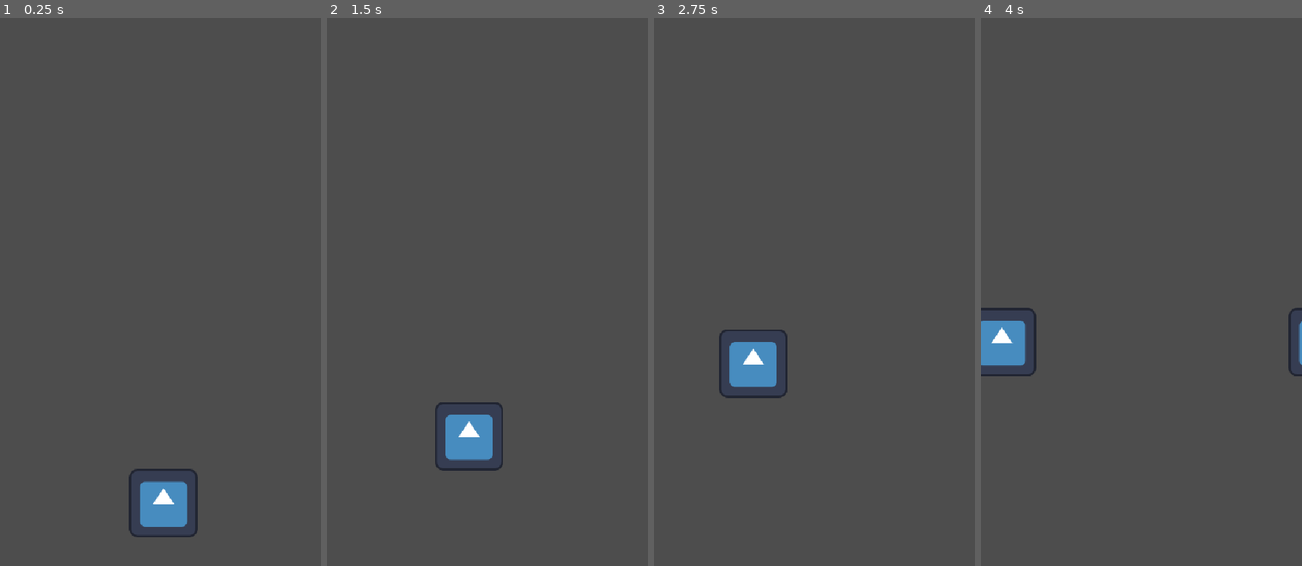
Above: before the commit, frames 1-4 (left to right).
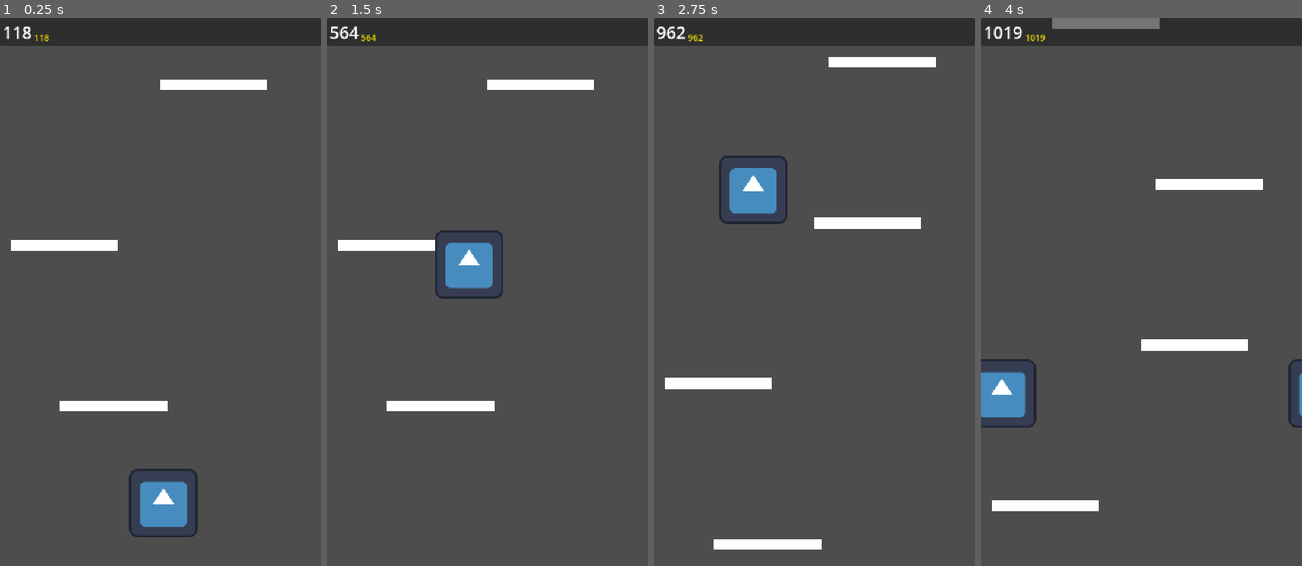
Above: after the commit, the same moments.

Repository: imLymei/mothers-day-game
Game: Godot game, scene res://Scenes/World/World.tscn
Two runs of this game, one before a commit and one after it. Both use one fixed random seed, a clock stepped at 60 frames per second and the inputs below. The engine's default icon, where the game draws it, is replaced by a stand-in: a white triangle on a blue panel in a dark square.
Inputs (mouse positions are in pixels of both pictures, inside the frame that each line leads up to):
- Up to frame 1 (0.25 s): no input
- Up to frame 2 (1.5 s): move the mouse to (558, 264) at 0.52 s; click (558, 264) at 0.67 s; drag from (423, 319) to (471, 401) at 1.27 s
- Up to frame 3 (2.75 s): move the mouse to (846, 171) at 2.02 s; click (846, 171) at 2.17 s
- Up to frame 4 (4 s): drag from (1125, 401) to (1045, 209) at 2.77 s; move the mouse to (1237, 374) at 3.52 s; click (1237, 374) at 3.67 s

The runs differ from the first frame. In frame 1, 7.0% of the frame differs, in the area x 0-100%, y 0-72%; in frame 2, 10%; in frame 3, 11%, in the area x 0-100%, y 0-97%; in frame 4, 10%.

Commit message:
feat: add basic gameplay mechanics

Diff:
--- /dev/null
+++ b/Scenes/Platform/MovingPlatform/MovingPlatform.gd
@@ -0,0 +1,38 @@
+class_name MovingPlatform
+extends AnimatableBody2D
+
+
+var width := 200
+var height := 20
+
+var velocity := 5
+var velocity_margin := randf_range(0,1)
+var direction = -1 if randi_range(0, 1) == 1 else 1
+
+@onready var collision_shape_2d: CollisionShape2D = %CollisionShape2D
+@onready var polygon_2d: Polygon2D = %Polygon2D
+
+
+func _ready() -> void:
+	if collision_shape_2d.shape:
+		if collision_shape_2d.shape is RectangleShape2D:
+			collision_shape_2d.shape.size = Vector2(width, height)
+
+	polygon_2d.polygon = PackedVector2Array([
+		Vector2(-width/2, -height/2),
+		Vector2(width/2, -height/2),
+		Vector2(width/2, height/2),
+		Vector2(-width/2, height/2)
+	])
+
+
+func _physics_process(delta: float) -> void:
+	var scree_size := get_viewport_rect().size
+	var screen_limit = ((scree_size.x/2) - (width/2))
+
+	if global_position.x <= 0 - screen_limit:
+		direction = 1
+	if global_position.x >= screen_limit:
+		direction = -1
+
+	move_and_collide(Vector2((velocity-velocity_margin) * direction, 0))
--- /dev/null
+++ b/Scenes/Platform/MovingPlatform/MovingPlatform.tscn
@@ -0,0 +1,17 @@
+[gd_scene load_steps=3 format=3 uid="uid://cj5k2jul6kebx"]
+
+[ext_resource type="Script" uid="uid://coc5aac1v7ttm" path="res://Scenes/Platform/MovingPlatform/MovingPlatform.gd" id="1_k2v1r"]
+
+[sub_resource type="RectangleShape2D" id="RectangleShape2D_pl35g"]
+
+[node name="MovingPlatform" type="AnimatableBody2D"]
+collision_mask = 0
+script = ExtResource("1_k2v1r")
+
+[node name="CollisionShape2D" type="CollisionShape2D" parent="."]
+unique_name_in_owner = true
+shape = SubResource("RectangleShape2D_pl35g")
+one_way_collision = true
+
+[node name="Polygon2D" type="Polygon2D" parent="."]
+unique_name_in_owner = true
--- a/Scenes/Platform/StaticPlatform/StaticPlataform.gd
+++ /dev/null
@@ -1,12 +0,0 @@
-extends StaticBody2D
-
-
-var width := 200
-
-@onready var collision_shape_2d: CollisionShape2D = %CollisionShape2D
-
-
-func _ready() -> void:
-	if collision_shape_2d.shape:
-		if collision_shape_2d.shape is RectangleShape2D:
-			collision_shape_2d.shape.size = Vector2(width, 20)
--- /dev/null
+++ b/Scenes/Platform/StaticPlatform/StaticPlatform.gd
@@ -0,0 +1,22 @@
+class_name StaticPlatform
+extends StaticBody2D
+
+
+var width := 200
+var height := 20
+
+@onready var collision_shape_2d: CollisionShape2D = %CollisionShape2D
+@onready var polygon_2d: Polygon2D = %Polygon2D
+
+
+func _ready() -> void:
+	if collision_shape_2d.shape:
+		if collision_shape_2d.shape is RectangleShape2D:
+			collision_shape_2d.shape.size = Vector2(width, height)
+
+	polygon_2d.polygon = PackedVector2Array([
+		Vector2(-width/2, -height/2),
+		Vector2(width/2, -height/2),
+		Vector2(width/2, height/2),
+		Vector2(-width/2, height/2)
+	])
--- a/Scenes/Platform/StaticPlatform/StaticPlataform.tscn
+++ b/Scenes/Platform/StaticPlatform/StaticPlatform.tscn
@@ -1,6 +1,6 @@
 [gd_scene load_steps=3 format=3 uid="uid://be031itnglunt"]
 
-[ext_resource type="Script" uid="uid://dg7ny5tvqpvvw" path="res://Scenes/Platform/StaticPlatform/StaticPlataform.gd" id="1_1cobi"]
+[ext_resource type="Script" uid="uid://dg7ny5tvqpvvw" path="res://Scenes/Platform/StaticPlatform/StaticPlatform.gd" id="1_1cobi"]
 
 [sub_resource type="RectangleShape2D" id="RectangleShape2D_pl35g"]
 
@@ -13,3 +13,4 @@
 one_way_collision = true
 
 [node name="Polygon2D" type="Polygon2D" parent="."]
+unique_name_in_owner = true
--- a/Scenes/Player/Player.gd
+++ b/Scenes/Player/Player.gd
@@ -1,3 +1,4 @@
+class_name Player
 extends CharacterBody2D
 
 
@@ -9,7 +10,8 @@
 var current_direction := 0
 
 var is_touching := false
-var touch_index := -1  # To track which finger is being used
+var touch_index := -1
+var can_move := true
 
 @onready var sprite: Sprite2D = %Sprite
 @onready var collision_shape_2d: CollisionShape2D = %CollisionShape2D
@@ -35,11 +37,14 @@
 
 
 func _physics_process(delta: float) -> void:
-	if not is_on_floor():
-		velocity.y += GRAVITY * delta
-	else: velocity.y = -JUMP_FORCE
+	if can_move:
+		if not is_on_floor():
+			velocity.y += GRAVITY * delta
+		else: velocity.y = -JUMP_FORCE
 
-	velocity.x = SPEED * current_direction
+		velocity.x = SPEED * current_direction
+	else:
+		velocity.x = lerp(velocity.x, 0.0, 12 * delta)
 
 	move_and_slide()
 
--- a/Scenes/Player/Player.tscn
+++ b/Scenes/Player/Player.tscn
@@ -7,6 +7,7 @@
 size = Vector2(128, 128)
 
 [node name="Player" type="CharacterBody2D"]
+z_index = 1
 script = ExtResource("1_ft8w5")
 
 [node name="Sprite" type="Sprite2D" parent="."]
--- a/Scenes/World/World.gd
+++ b/Scenes/World/World.gd
@@ -1,16 +1,115 @@
 extends Node2D
 
 
+const PLATFORM_SPACING = 300
+const MOVING_PLATFORM_SPAWN_RATE = 0.1
+
 var best_score = 0
+var actual_score = 0
+var last_platform_height = 0
 var screen_size: Vector2
 
+var is_game_running := true
+
+var camera_bottom :
+	get():
+		return camera_2d.global_position.y + (screen_size.y / 2)
+
+@export var static_platform_scene: PackedScene
+@export var moving_platform_scene: PackedScene
+
 @onready var camera_2d: Camera2D = %Camera2D
+@onready var player: Player = %Player
+@onready var score_label: Label = %ScoreLabel
+@onready var high_score_label: Label = %HighScoreLabel
+@onready var platforms: Node = %Platforms
+@onready var death_area: Marker2D = %DeathArea
+
+# UI
+@onready var game_over_screen: CenterContainer = %GameOverScreen
+@onready var new_high_score: VBoxContainer = %NewHighScore
+@onready var new_high_score_label: Label = %NewHighScoreLabel
 
 
 func _ready() -> void:
 	screen_size = get_viewport_rect().size
 
-	camera_2d.global_position.y = -screen_size.y / 2
+	camera_2d.limit_bottom = 0
+
+	generate_platforms()
+
 
 func _process(delta: float) -> void:
-	pass
+	death_area.global_position.y = camera_bottom
+
+	if player.global_position.y > death_area.global_position.y:
+		die()
+
+	if sign(player.global_position.y) == - 1 and abs(player.global_position.y) > actual_score:
+		actual_score = abs(player.global_position.y)
+		camera_2d.global_position.y = -actual_score
+		score_label.text = "%d" % [actual_score]
+
+		for platform: Node2D in platforms.get_children():
+			if platform.global_position.y > camera_bottom + PLATFORM_SPACING:
+				platforms.remove_child(platform)
+
+	if actual_score > best_score:
+		best_score = actual_score
+		high_score_label.text = "%d" % [best_score]
+
+	if is_game_running and last_platform_height - abs(player.global_position.y) < screen_size.y:
+		add_platform()
+
+
+func generate_platforms():
+	var height_goal = player.global_position.y + (screen_size.y * 1.5)
+
+	while last_platform_height <= height_goal:
+		add_platform()
+
+
+func add_platform():
+	last_platform_height += PLATFORM_SPACING
+	var platform_type := randi_range(0, 1)
+	var platform_scene := static_platform_scene if platform_type == 0 else moving_platform_scene
+
+	var platform := platform_scene.instantiate()
+
+	platform.global_position.y = -last_platform_height
+
+	var random_position = randf_range(-1, 1) * ((screen_size.x / 2) + (platform.width / 2))
+	platform.global_position.x = 0 + (random_position / 2)
+
+	platforms.add_child(platform)
+
+
+func die():
+	game_over_screen.show()
+	new_high_score.show()
+	new_high_score_label.text = "%d" % [best_score]
+
+	camera_2d.global_position.y = 0
+	is_game_running = false
+	player.can_move = false
+
+	last_platform_height = 0
+
+	for child in platforms.get_children():
+		platforms.remove_child(child)
+
+
+
+func restart():
+	game_over_screen.hide()
+	new_high_score.hide()
+
+	actual_score = 0
+	is_game_running = true
+	player.can_move = true
+
+	generate_platforms()
+
+
+func _on_restart_button_pressed() -> void:
+	restart()
--- a/Scenes/World/World.tscn
+++ b/Scenes/World/World.tscn
@@ -1,26 +1,136 @@
-[gd_scene load_steps=5 format=3 uid="uid://2br3kn32w0pd"]
+[gd_scene load_steps=6 format=3 uid="uid://2br3kn32w0pd"]
 
 [ext_resource type="PackedScene" uid="uid://dwkl5axyrlrce" path="res://Scenes/Player/Player.tscn" id="1_0nbjp"]
 [ext_resource type="Script" uid="uid://cqwxdx7ix6chh" path="res://Scenes/World/World.gd" id="1_xf6vi"]
-[ext_resource type="PackedScene" uid="uid://be031itnglunt" path="res://Scenes/Platform/StaticPlatform/StaticPlataform.tscn" id="3_ouhkt"]
+[ext_resource type="PackedScene" uid="uid://be031itnglunt" path="res://Scenes/Platform/StaticPlatform/StaticPlatform.tscn" id="3_ouhkt"]
+[ext_resource type="PackedScene" uid="uid://cj5k2jul6kebx" path="res://Scenes/Platform/MovingPlatform/MovingPlatform.tscn" id="4_5jr8x"]
 
 [sub_resource type="RectangleShape2D" id="RectangleShape2D_0nbjp"]
 size = Vector2(612, 20)
 
 [node name="World" type="Node2D"]
 script = ExtResource("1_xf6vi")
+static_platform_scene = ExtResource("3_ouhkt")
+moving_platform_scene = ExtResource("4_5jr8x")
 
 [node name="Player" parent="." instance=ExtResource("1_0nbjp")]
+unique_name_in_owner = true
 position = Vector2(5, -98)
 
-[node name="StaticBody2D" type="StaticBody2D" parent="."]
+[node name="Floor" type="StaticBody2D" parent="."]
 
-[node name="CollisionShape2D" type="CollisionShape2D" parent="StaticBody2D"]
+[node name="CollisionShape2D" type="CollisionShape2D" parent="Floor"]
 shape = SubResource("RectangleShape2D_0nbjp")
 debug_color = Color(0.986535, 0, 0.322584, 0.42)
 
 [node name="Camera2D" type="Camera2D" parent="."]
 unique_name_in_owner = true
+process_callback = 0
+position_smoothing_enabled = true
+position_smoothing_speed = 2.0
 
-[node name="StaticPlataform" parent="." instance=ExtResource("3_ouhkt")]
-position = Vector2(209, -260)
+[node name="Platforms" type="Node" parent="."]
+unique_name_in_owner = true
+
+[node name="DeathArea" type="Marker2D" parent="."]
+unique_name_in_owner = true
+
+[node name="CanvasLayer" type="CanvasLayer" parent="."]
+
+[node name="ScreenContainer" type="Control" parent="CanvasLayer"]
+layout_mode = 3
+anchors_preset = 15
+anchor_right = 1.0
+anchor_bottom = 1.0
+grow_horizontal = 2
+grow_vertical = 2
+
+[node name="HeaderContainer" type="PanelContainer" parent="CanvasLayer/ScreenContainer"]
+layout_mode = 1
+anchors_preset = 10
+anchor_right = 1.0
+grow_horizontal = 2
+
+[node name="MarginContainer" type="MarginContainer" parent="CanvasLayer/ScreenContainer/HeaderContainer"]
+layout_mode = 2
+theme_override_constants/margin_left = 4
+theme_override_constants/margin_top = 4
+theme_override_constants/margin_right = 4
+theme_override_constants/margin_bottom = 4
+
+[node name="HBoxContainer" type="HBoxContainer" parent="CanvasLayer/ScreenContainer/HeaderContainer/MarginContainer"]
+layout_mode = 2
+
+[node name="ScoreLabel" type="Label" parent="CanvasLayer/ScreenContainer/HeaderContainer/MarginContainer/HBoxContainer"]
+unique_name_in_owner = true
+layout_mode = 2
+size_flags_vertical = 1
+theme_override_font_sizes/font_size = 32
+text = "[SCORE]"
+
+[node name="HighScoreLabel" type="Label" parent="CanvasLayer/ScreenContainer/HeaderContainer/MarginContainer/HBoxContainer"]
+unique_name_in_owner = true
+layout_mode = 2
+size_flags_vertical = 1
+theme_override_colors/font_color = Color(0.928218, 0.848255, 7.70092e-07, 1)
+text = "[HIGH_SCORE]"
+vertical_alignment = 2
+
+[node name="GameOverScreen" type="CenterContainer" parent="CanvasLayer/ScreenContainer"]
+unique_name_in_owner = true
+visible = false
+layout_mode = 1
+anchors_preset = 15
+anchor_right = 1.0
+anchor_bottom = 1.0
+grow_horizontal = 2
+grow_vertical = 2
+
+[node name="PanelContainer" type="PanelContainer" parent="CanvasLayer/ScreenContainer/GameOverScreen"]
+layout_mode = 2
+
+[node name="MarginContainer" type="MarginContainer" parent="CanvasLayer/ScreenContainer/GameOverScreen/PanelContainer"]
+layout_mode = 2
+theme_override_constants/margin_left = 12
+theme_override_constants/margin_top = 12
+theme_override_constants/margin_right = 12
+theme_override_constants/margin_bottom = 12
+
+[node name="VBoxContainer" type="VBoxContainer" parent="CanvasLayer/ScreenContainer/GameOverScreen/PanelContainer/MarginContainer"]
+layout_mode = 2
+theme_override_constants/separation = 32
+
+[node name="NewHighScore" type="VBoxContainer" parent="CanvasLayer/ScreenContainer/GameOverScreen/PanelContainer/MarginContainer/VBoxContainer"]
+unique_name_in_owner = true
+visible = false
+layout_mode = 2
+theme_override_constants/separation = 12
+
+[node name="NewRecordText" type="RichTextLabel" parent="CanvasLayer/ScreenContainer/GameOverScreen/PanelContainer/MarginContainer/VBoxContainer/NewHighScore"]
+clip_contents = false
+layout_mode = 2
+theme_override_colors/default_color = Color(0.922312, 0.863542, 0, 1)
+theme_override_colors/font_outline_color = Color(0.527963, 0.562775, 5.77569e-07, 1)
+theme_override_constants/outline_size = 10
+theme_override_font_sizes/normal_font_size = 48
+bbcode_enabled = true
+text = "[wave amp=100.0 freq=10.0 connected=1]NOVO RECORDE"
+fit_content = true
+scroll_active = false
+autowrap_mode = 0
+horizontal_alignment = 1
+vertical_alignment = 1
+
+[node name="NewHighScoreLabel" type="Label" parent="CanvasLayer/ScreenContainer/GameOverScreen/PanelContainer/MarginContainer/VBoxContainer/NewHighScore"]
+unique_name_in_owner = true
+layout_mode = 2
+theme_override_font_sizes/font_size = 32
+text = "[SCORE]"
+horizontal_alignment = 1
+
+[node name="RestartButton" type="Button" parent="CanvasLayer/ScreenContainer/GameOverScreen/PanelContainer/MarginContainer/VBoxContainer"]
+layout_mode = 2
+theme_override_font_sizes/font_size = 24
+text = "Jogar Novamente"
+
+[connection signal="pressed" from="CanvasLayer/ScreenContainer/GameOverScreen/PanelContainer/MarginContainer/VBoxContainer/RestartButton" to="." method="_on_restart_button_pressed"]
Not shown, added: Scenes/Platform/MovingPlatform/MovingPlatform.gd.uid
Renamed: Scenes/Platform/StaticPlatform/StaticPlataform.gd.uid -> Scenes/Platform/StaticPlatform/StaticPlatform.gd.uid
